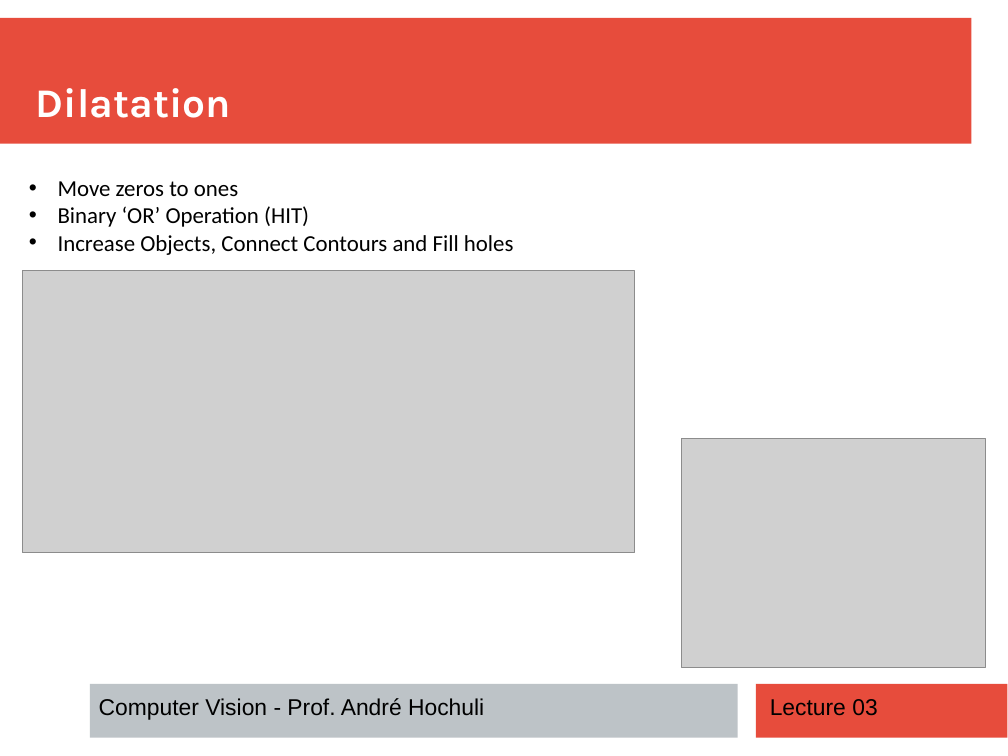
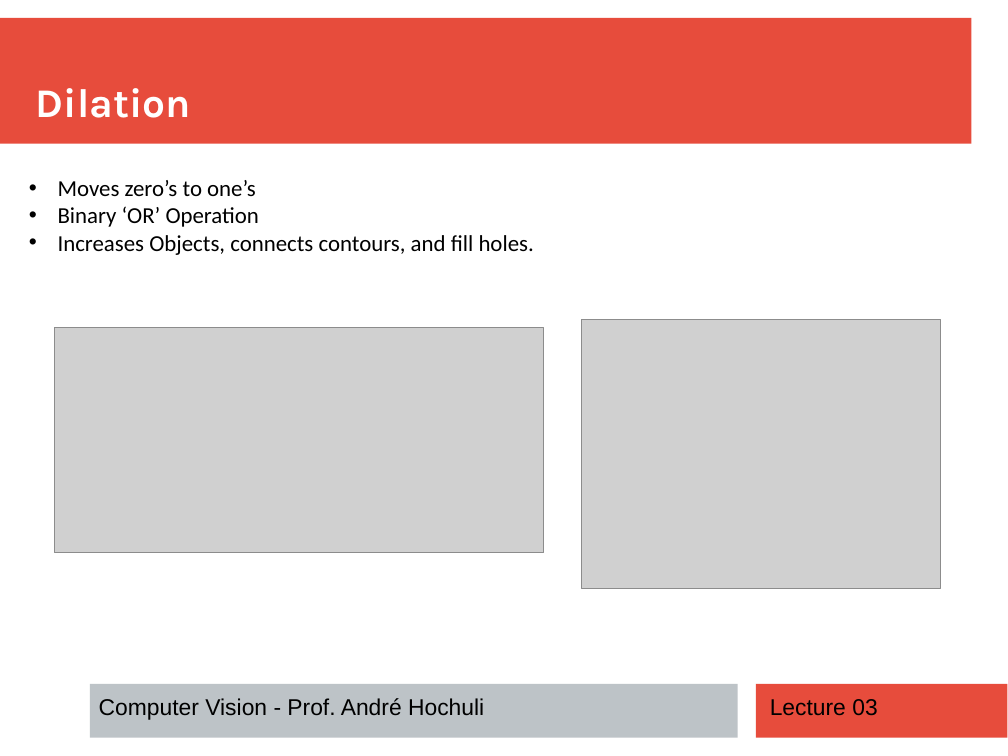
Before and after one commit to andrehochuli/teaching, a slide deck: slide 6 of ComputerVision/Lecture 03 - Morphology/Lecture 03 - Morphology.pptx. Drawn at 1008x756 pixels with LibreOffice and Linux fonts; fonts in the diff are those of the drawing; grey boxes stand for pictures. Boxes give left, top, right and bottom in pixels: in the first picture for what was removed or moved away, otherwise in the second. Text is boxed around its words. In the diff, an @@ line names an element or a change of style, - is before the commit and + after.

```diff
--- a/ComputerVision/Lecture 03 - Morphology/Lecture 03 - Morphology.pptx
+++ b/ComputerVision/Lecture 03 - Morphology/Lecture 03 - Morphology.pptx
@@ text at box(36, 88, 191, 118): text changed @@
-Dilatation
+Dilation
@@ text at box(58, 180, 534, 255): text changed @@
-• Move zeros to ones
-• Binary ‘OR’ Operation (HIT)
-• Increase Objects, Connect Contours and Fill holes
+• Moves zero’s to one’s
+• Binary ‘OR’ Operation
+• Increases Objects, connects contours, and fill holes.
@@ picture: place and size @@
-picture at box(22, 271, 635, 552)
+picture at box(54, 327, 543, 552)
@@ picture added at box(582, 319, 941, 588) @@
@@ picture removed at box(681, 439, 986, 668) @@
```
Also in this commit, not shown: 6 other slides changed, 1 other file.
